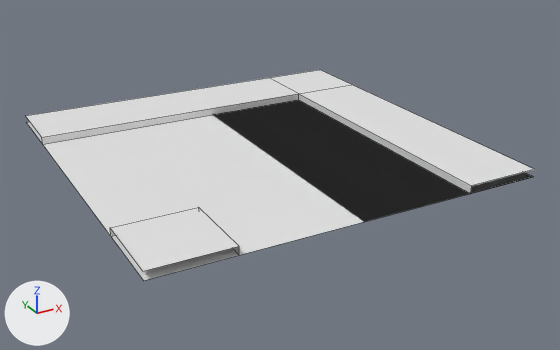
A saved change to the FBX model Assets/Models/road3.fbx.
One viewpoint serves both versions: a 50 mm lens placed at (21.18, -17.26, 7.68), pointed at (30.36, -0.58, -0.66). The lights are fixed; the arrows at lower left show +X, +Y and +Z. Mesh edges are drawn as thin lines. Vertices at the same position are counted once.
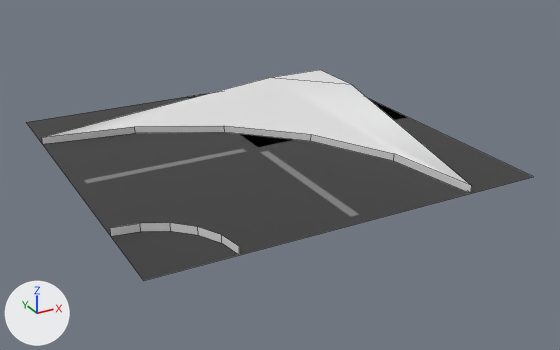
Changed parts and their boxes (x1, y1, x2, y2) in the pictures (560 x 350 px; the box of a moved part takes in the faces that stretch with it):
'Plane.002', reshaped
    before: (26, 70, 535, 280)
    after: (27, 70, 532, 280)
part 1 of me_plane_002, moved or reshaped
    before: (26, 70, 535, 271)
    after: (42, 70, 472, 255)
part 2 of me_plane_002, recoloured
    both: (27, 122, 532, 280)

Patch to the scene script:
```diff
--- a/Assets/Models/road3.fbx.py
+++ b/Assets/Models/road3.fbx.py
@@ img_street_png @@
+img_street_png = load_image('street.png', '../Textures/street.png', 512, 512, 'sRGB')
@@ mat_walkingstreet @@
+mat_walkingstreet = principled_material('walkingstreet')
+mat_walkingstreet.base_color = (0.8, 0.8, 0.8)  # white #e7e7e7
@@ mat_road @@
+mat_road = principled_material('road')
+mat_road.texture = img_street_png
@@ me_plane_002 @@
 # used by ob_plane_002; location = (30.0, 0.0, 0.0)
-me_plane_002.from_pydata(...)  # 24 vertices, 11 faces; spans x -5.0..5.0, y -5.0..5.0, z 0.0..0.2
+me_plane_002.from_pydata(...)  # 40 vertices, 15 faces; spans x -5.0..5.0, y -5.0..5.0, z 0.0..0.2
+# me_plane_002 part 1
+# 4 vertices are removed from x -3.0..3.0, y -3.0..3.0, z 0.0..0.2
+# 10 faces are deleted
+# 12 vertices are added at x -4.38..5.0, y -4.38..5.0, z 0.0..0.2
+# 8 new vertices lie (0.0, 0.0, 0.2) away from vertices in x -4.38..2.61, y -4.38..2.61, z 0.0
+# 14 new faces join them, mat_walkingstreet (white #e7e7e7)
+# me_plane_002 part 2: 1 face spanning x -5.0..5.0, y -5.0..5.0, z 0.0 switches from no material to mat_road (picture img_street_png)
+me_plane_002.materials.append(mat_walkingstreet)  # white #e7e7e7
+me_plane_002.materials.append(mat_road)  # picture img_street_png
```
